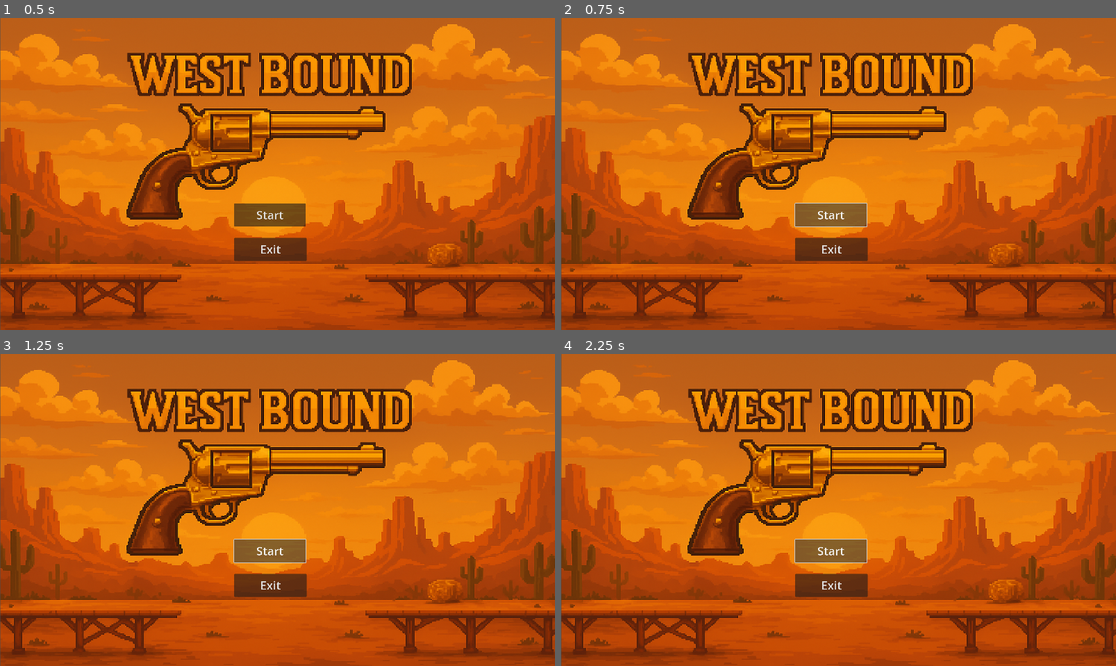
Above: before the commit, frames 1-4 (two rows, left to right).
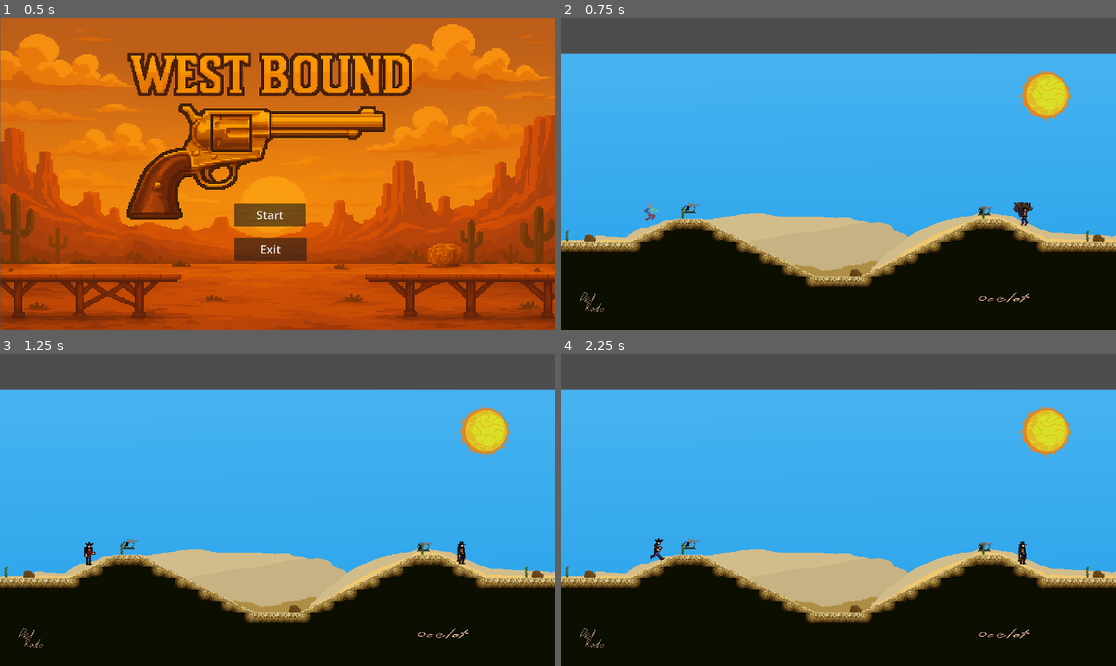
Above: after the commit, the same moments.

Repository: Sean-Suggitt/West-Bound
Game: Godot game, scene res://Scenes/main_menu.tscn
Two runs of this game, one before a commit and one after it. Both use one fixed random seed, a clock stepped at 60 frames per second and the inputs below.
Inputs (mouse positions are in pixels of both pictures, inside the frame that each line leads up to):
- Up to frame 1 (0.5 s): no input
- Up to frame 2 (0.75 s): click "Start" at 0.5 s
- Up to frame 3 (1.25 s): no input
- Up to frame 4 (2.25 s): click (832, 550) at 1.25 s, where only the run before the commit has a clickable "Start"; tap Enter at 2 s; hold D (P1_right) from 2.03 s (still down); tap J (P1_fire) at 2.1 s

Frame 1 is identical in both runs. In frame 2, 100% of the frame differs, in the area x 0-100%, y 0-100%; in frame 3, 100%; in frame 4, 100%.

Commit message:
Update MAIN.tscn

Diff:
--- a/West Bound/Scenes/MAIN.tscn
+++ b/West Bound/Scenes/MAIN.tscn
@@ -64,8 +64,8 @@
 
 [node name="Timer" type="Timer" parent="GameManager"]
 
-[node name="Level Root" parent="." instance=ExtResource("7_1tvcf")]
-position = Vector2(0, 7)
+[node name="Level Root" parent="." instance=ExtResource("8_n02r8")]
+position = Vector2(0, 142)
 
 [node name="ScoreUI" parent="." instance=ExtResource("12_score")]
 
Not shown: 1 places in West Bound/Scenes/MAIN.tscn that only renumber resources
